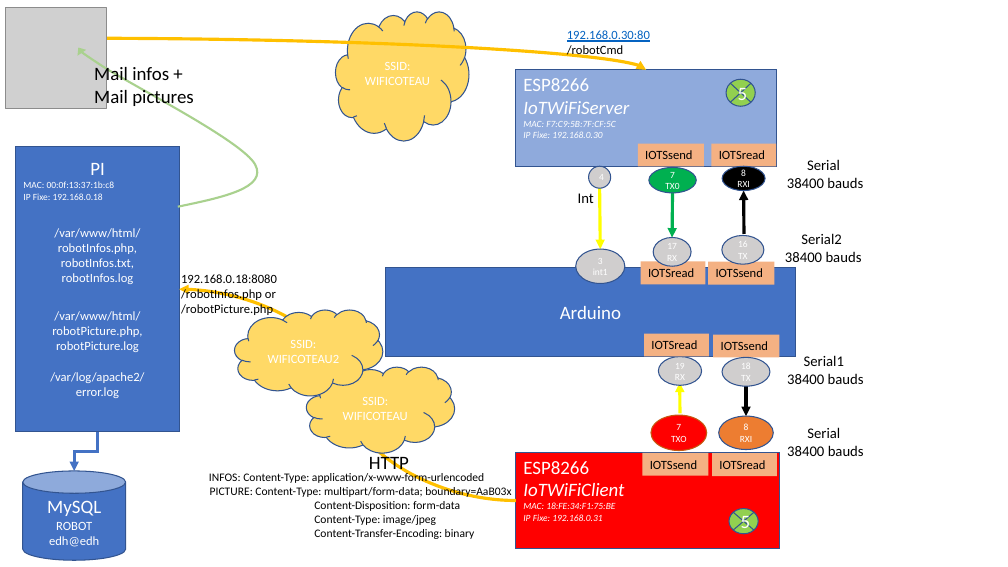
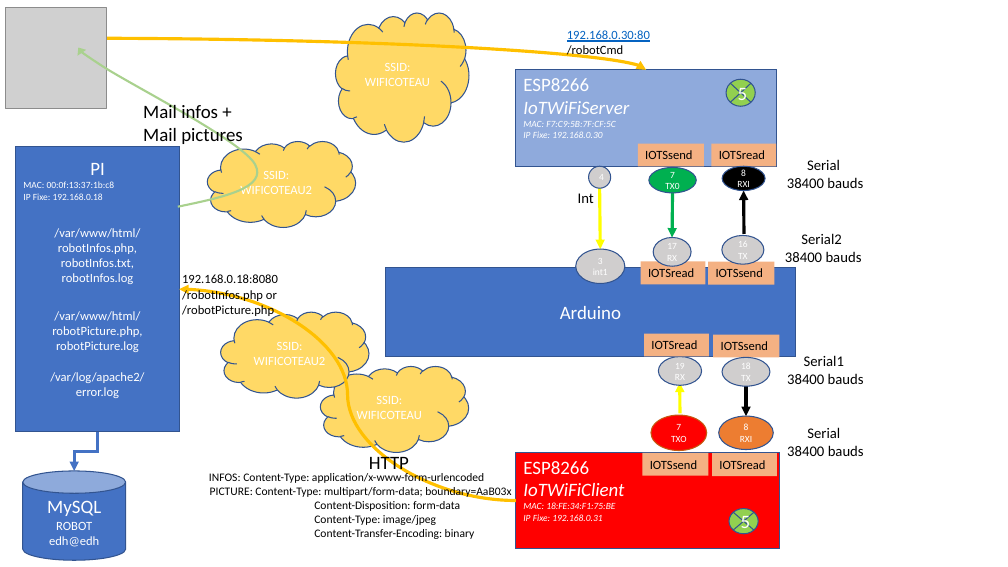
Before and after one commit to RobotEdh/RobotMicroControl, a slide deck: slide 1 of libraries/Diagramm Robot v2.pptx. Drawn at 1008x567 pixels with LibreOffice and Linux fonts; fonts in the diff are those of the drawing; grey boxes stand for pictures. Boxes give left, top, right and bottom in pixels: in the first picture for what was removed or moved away, otherwise in the second. Text is boxed around its words. In the diff, an @@ line names an element or a change of style, - is before the commit and + after.

```diff
--- a/libraries/Diagramm Robot v2.pptx
+++ b/libraries/Diagramm Robot v2.pptx
@@ text "Mail infos +": place and size @@
-text "Mail infos +" at (94, 65, 194, 109)
+text "Mail infos +" at (143, 103, 243, 147)
@@ cloud added at (207, 141, 355, 228), fill #FFD966, outline #325491 1 pt, 12 pt, text #FFFFFF @@
+SSID:
+WIFICOTEAU2
@@ cloud "SSID:": place and size @@
-cloud "SSID:" at (234, 310, 383, 396)
+cloud "SSID:" at (221, 312, 369, 399)
@@ cloud "SSID:": place and size @@
-cloud "SSID:" at (306, 367, 454, 453)
+cloud "SSID:" at (321, 366, 469, 452)
```
Also in this commit, not shown: 1 other slide changed, 9 other files.
